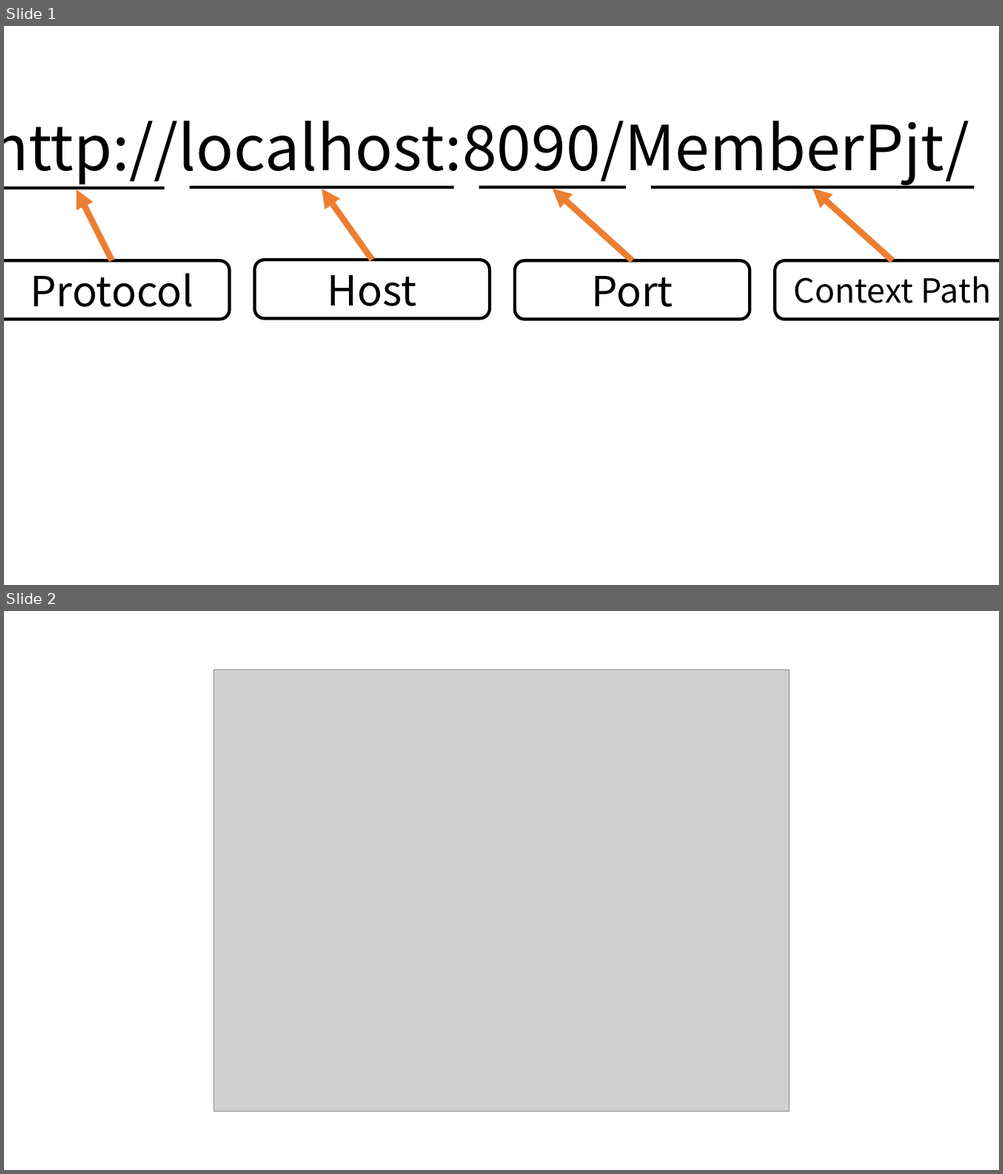
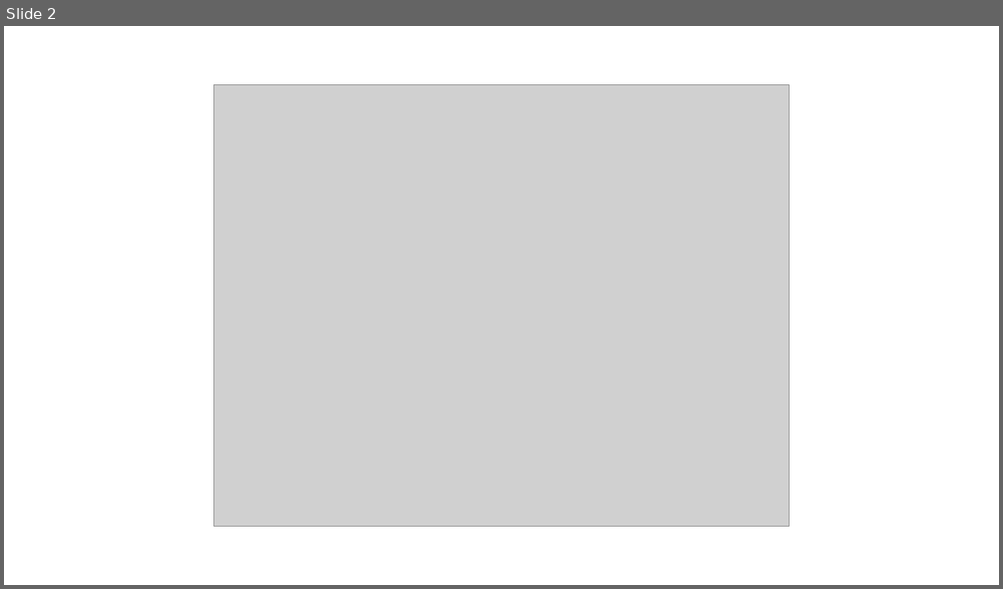
Before and after one commit to ho8566z/daily_log, a slide deck: notion/create_notion_img.pptx. Shown one above the other, each under a label of ours: slides 1 and 2 before the commit, slide 2 after it. The pictures are 1003x1174 and 1003x589 pixels, drawn with LibreOffice and Linux fonts; fonts in the diff are those of the drawing; grey boxes stand for pictures. Boxes give left, top, right and bottom in pixels: in the first picture for what was removed or moved away, otherwise in the second. Text is boxed around its words. In the diff, an @@ line names an element or a change of style, - is before the commit and + after.

```diff
--- a/notion/create_notion_img.pptx
+++ b/notion/create_notion_img.pptx
@@ slide 1 removed at [4, 26, 999, 585], background #FFFFFF @@
@@ group removed at [4, 121, 999, 320]: 4 rounded rectangles, 4 rectangles, 4 arrows, 1 text @@
-http://localhost:8090/MemberPjt/
-Protocol
-Host
-Port
-Context Path
```
Also in this commit, not shown: 1 slide added, 5 other files.
